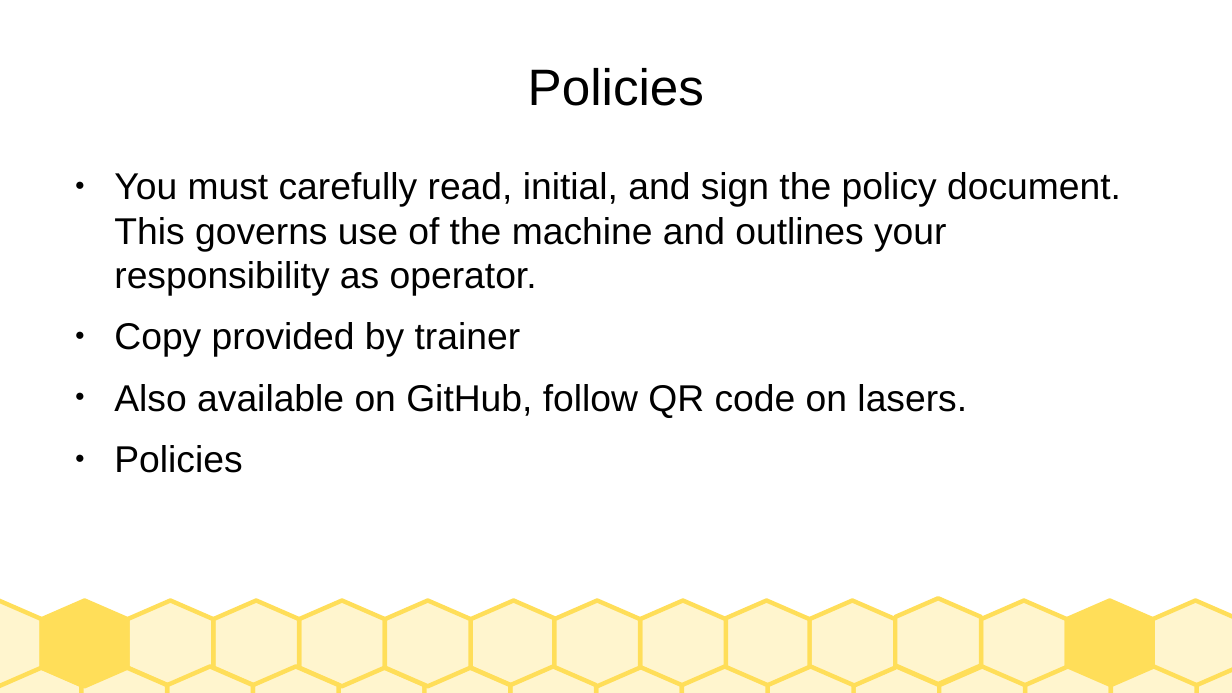
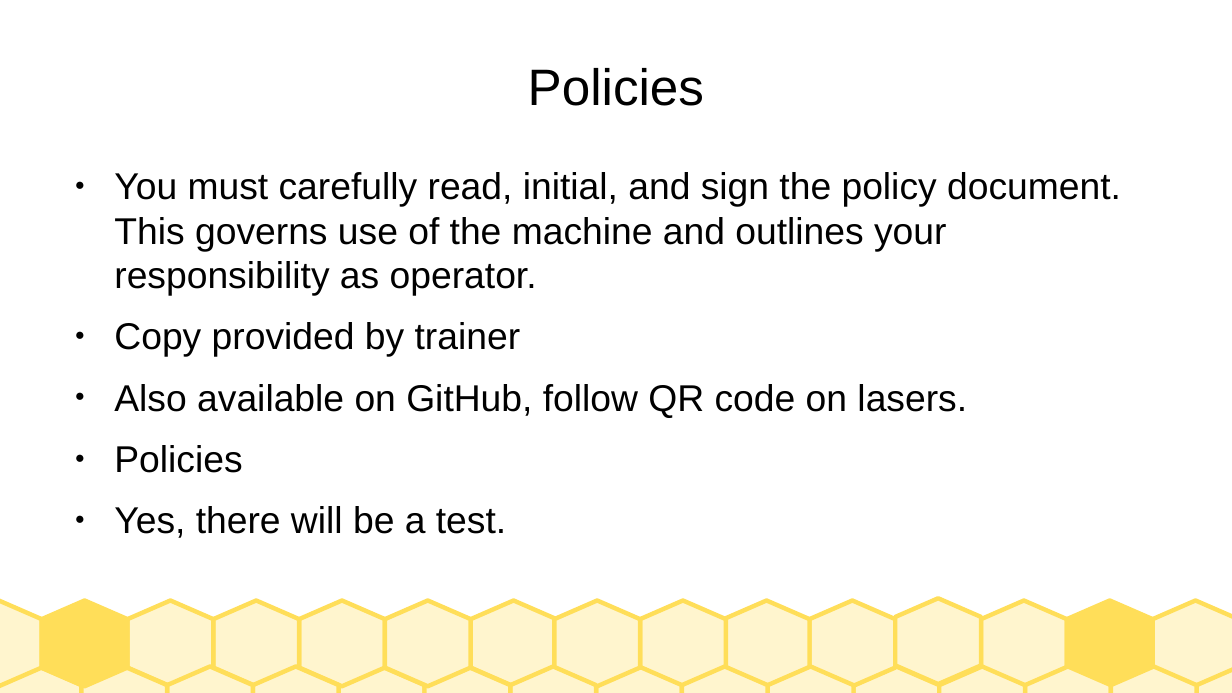
Before and after one commit to jarney/SparkStudioSalem-IndustrialLaserCutters, a slide deck: slide 4 of Training-AuthorizedUsers.odp. Drawn at 1232x693 pixels with LibreOffice and Linux fonts; fonts in the diff are those of the drawing. Boxes give left, top, right and bottom in pixels: in the first picture for what was removed or moved away, otherwise in the second. Text is boxed around its words. In the diff, an @@ line names an element or a change of style, - is before the commit and + after.

```diff
--- a/Training-AuthorizedUsers.odp
+++ b/Training-AuthorizedUsers.odp
@@ text at (114,506,506,538): paragraph added @@
+● Yes, there will be a test.
```
Also in this commit, not shown: 1 other slide changed, 1 other file.
